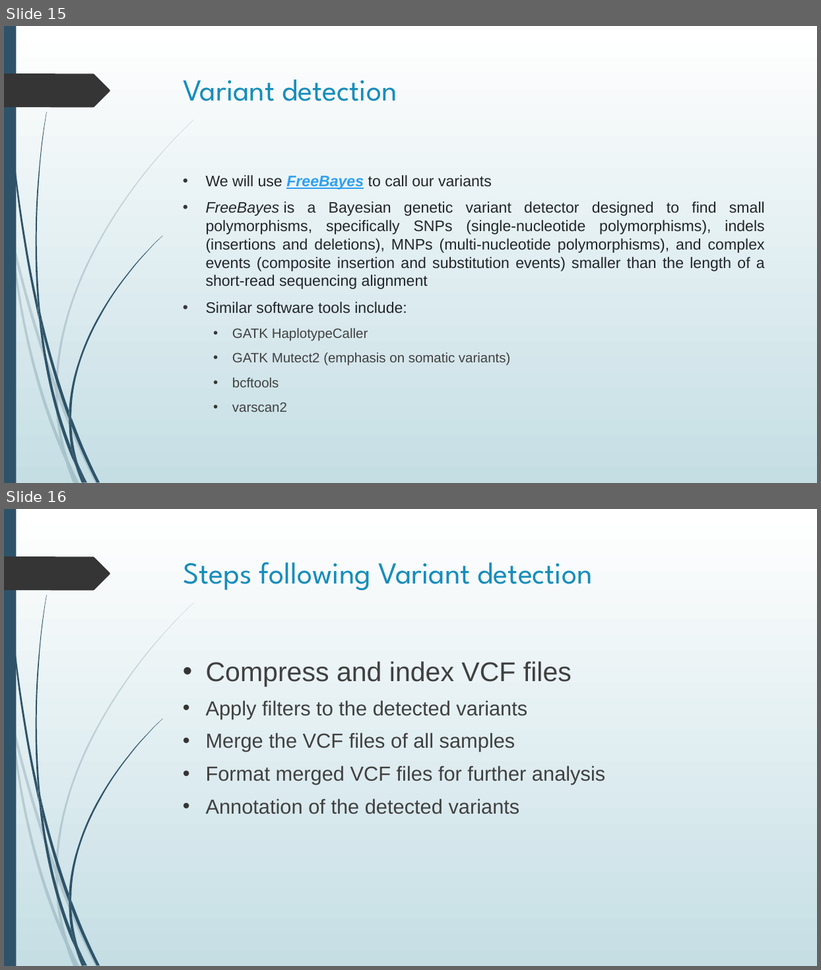
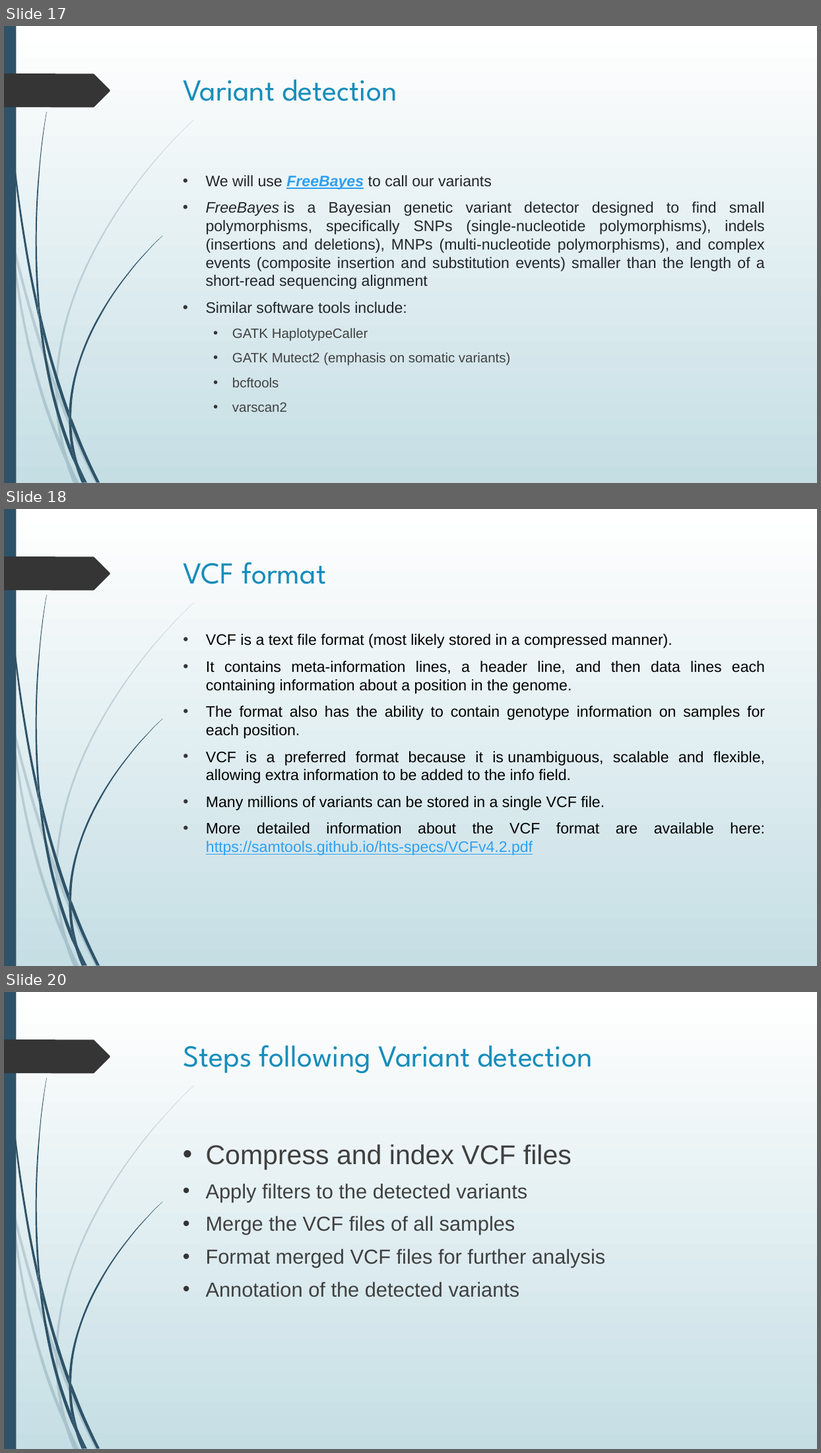
Before and after one commit to BiodataAnalysisGroup/IMGGE-WES-WGS-data-analysis-workshop, a slide deck: day 1/germline_variant_calling_slides.pptx. Shown one above the other, each under a label of ours: slides 15 and 16 before the commit, slides 17, 18 and 20 after it; the slides between them are not shown. The pictures are 821x970 and 821x1453 pixels, drawn with LibreOffice and Linux fonts; fonts in the diff are those of the drawing. Boxes give left, top, right and bottom in pixels: in the first picture for what was removed or moved away, otherwise in the second. Text is boxed around its words. In the diff, an @@ line names an element or a change of style, - is before the commit and + after.

```diff
--- a/day 1/germline_variant_calling_slides.pptx
+++ b/day 1/germline_variant_calling_slides.pptx
@@ slide 18 added at [4, 509, 817, 966], background gradient #FFFFFF to #C5DEE5; not listed: 24 template elements that a slide beside it also shows @@
@@ title added at [183, 562, 326, 584], 36 pt, text #178DBB @@
+VCF format
@@ text added at [206, 634, 765, 855], 18 pt, text #000000 @@
+• VCF is a text file format (most likely stored in a compressed manner).
+• It contains meta-information lines, a header line, and then data lines each containing information about a position in the genome.
+• The format also has the ability to contain genotype information on samples for each position.
+• VCF is a preferred format because it is unambiguous, scalable and flexible, allowing extra information to be added to the info field.
+• Many millions of variants can be stored in a single VCF file.
+• More detailed information about the VCF format are available here: https://samtools.github.io/hts-specs/VCFv4.2.pdf
@@ what was slide 15 is now slide 17 @@
@@ what was slide 16 is now slide 20 @@
```
Also in this commit, not shown: 2 slides changed, 5 other slides added.
